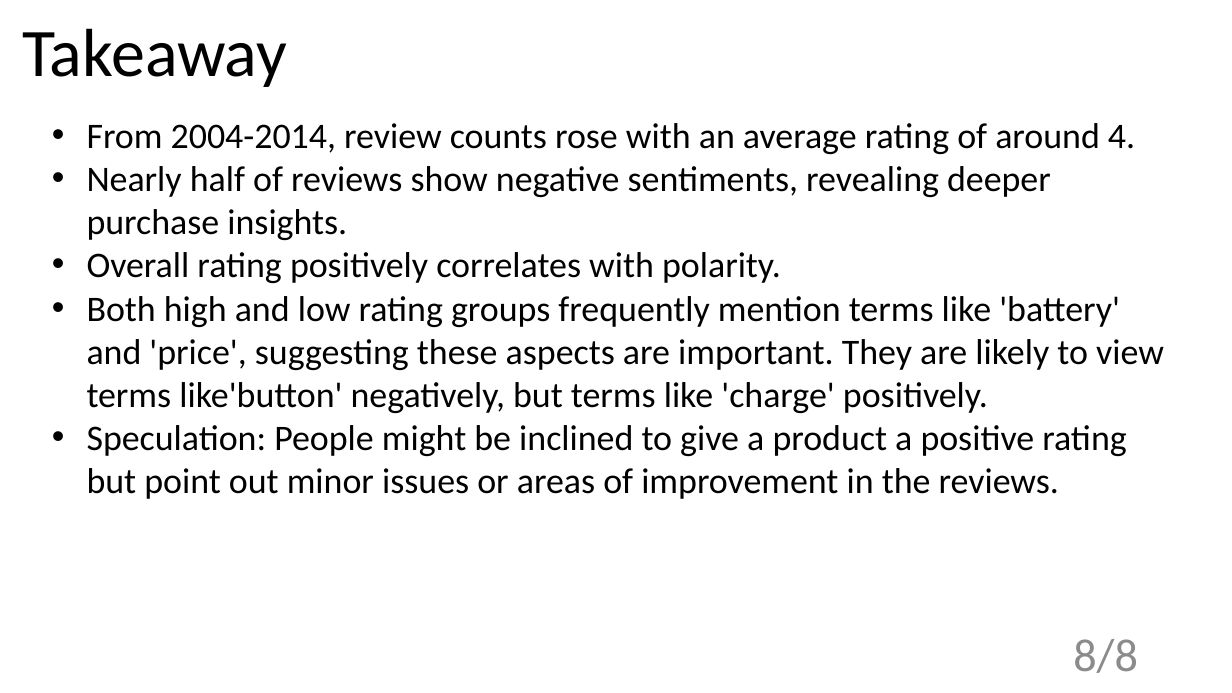
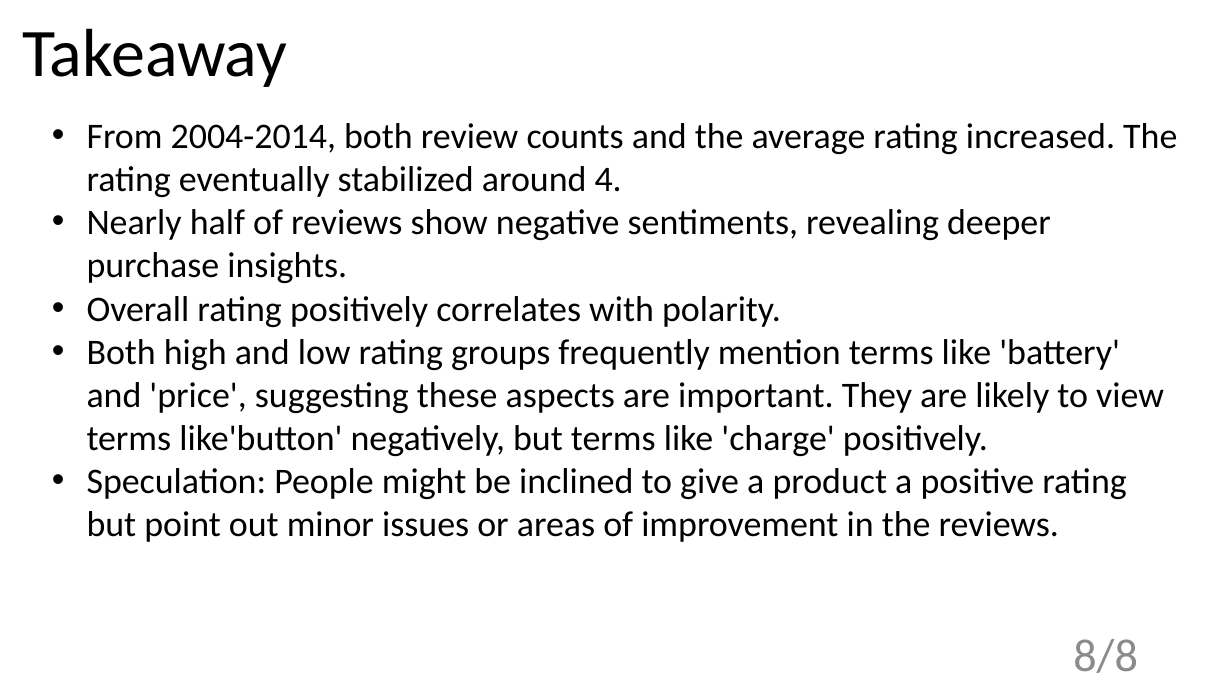
Before and after one commit to VUDataSci/data-presentation-KeqingLiuVU, a slide deck: slide 9 of midterm_slide.pptx. Drawn at 1232x693 pixels with LibreOffice and Linux fonts; fonts in the diff are those of the drawing. Boxes give left, top, right and bottom in pixels: in the first picture for what was removed or moved away, otherwise in the second. Text is boxed around its words. In the diff, an @@ line names an element or a change of style, - is before the commit and + after.

```diff
--- a/midterm_slide.pptx
+++ b/midterm_slide.pptx
@@ text at <box>87,123,1177,197</box>: text changed @@
-• From 2004-2014, review counts rose with an average rating of around 4.
+• From 2004-2014, both review counts and the average rating increased. The rating eventually stabilized around 4.
```
Also in this commit, not shown: 1 other slide changed.
